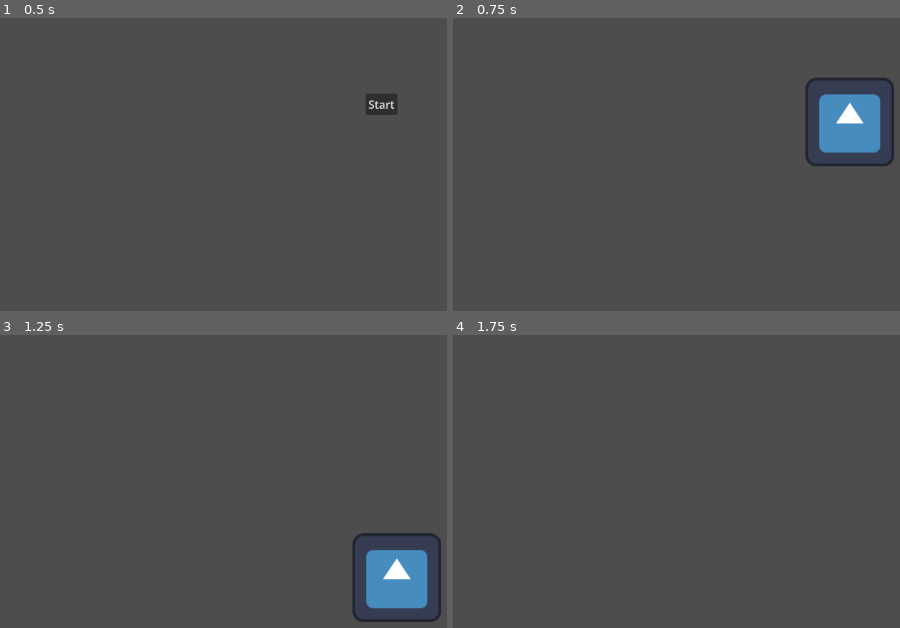
Above: before the commit, frames 1-4 (two rows, left to right).
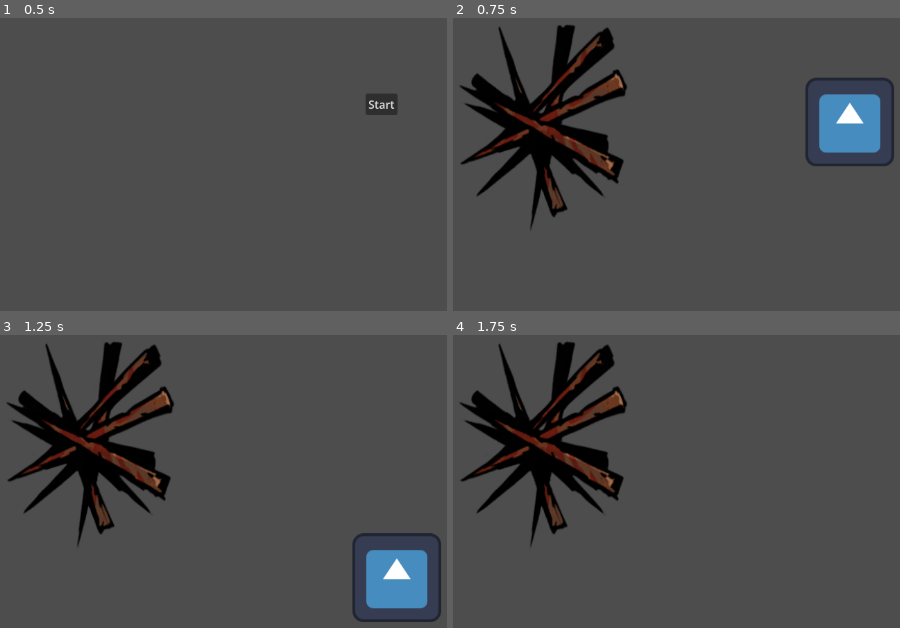
Above: after the commit, the same moments.

Repository: TheSamuraiNija/gittest
Game: Godot game, scene res://menus/menu.tscn
Same seed, same stepped clock (60 frames per second), same inputs: the game is played once before the commit and once after it. The engine's default icon, where the game draws it, is replaced by a stand-in: a white triangle on a blue panel in a dark square.
Inputs:
- Up to frame 1 (0.5 s): no input
- Up to frame 2 (0.75 s): click "Start" at 0.5 s
- Up to frame 3 (1.25 s): no input
- Up to frame 4 (1.75 s): tap Enter (ui_accept) at 1.25, 1.52 s; hold Right (ui_right) from 1.28 s (still down)

Frame 1 is identical in both runs. In frame 2, 10% of the frame differs, in the area x 1-39%, y 2-73%; in frame 3, 10%; in frame 4, 10%.

Commit message:
Added Spike
Image and Collosion

Diff:
--- a/danger/spike.tscn
+++ b/danger/spike.tscn
@@ -1,3 +1,18 @@
 [gd_scene format=3 uid="uid://cn85sisqlp5pp"]
 
-[node name="Spike" type="Node2D" unique_id=108909185]
+[ext_resource type="Texture2D" uid="uid://cwdboy55pieqp" path="res://danger/The_Family's_Resentment_Gift.png" id="1_qeweg"]
+
+[sub_resource type="CapsuleShape2D" id="CapsuleShape2D_s7cv1"]
+
+[node name="Spike" type="Area2D" unique_id=1297959356]
+
+[node name="CollisionShape2D" type="CollisionShape2D" parent="." unique_id=262680174]
+shape = SubResource("CapsuleShape2D_s7cv1")
+
+[node name="TextureRect" type="TextureRect" parent="." unique_id=1319766849]
+offset_left = -10.0
+offset_top = -16.0
+offset_right = 394.18585
+offset_bottom = 240.0
+scale = Vector2(0.049482185, 0.12821087)
+texture = ExtResource("1_qeweg")
--- a/level/level1.tscn
+++ b/level/level1.tscn
@@ -1,8 +1,13 @@
 [gd_scene format=3 uid="uid://db3x6hhv5s5yi"]
 
 [ext_resource type="PackedScene" uid="uid://diygwv781k3tm" path="res://player/player.tscn" id="1_cc4m7"]
+[ext_resource type="PackedScene" uid="uid://cn85sisqlp5pp" path="res://danger/spike.tscn" id="2_w28nb"]
 
 [node name="level1" type="Node2D" unique_id=954976329]
 
 [node name="player" parent="." unique_id=1050860432 instance=ExtResource("1_cc4m7")]
 position = Vector2(76, 50)
+
+[node name="Spike" parent="." unique_id=1297959356 instance=ExtResource("2_w28nb")]
+position = Vector2(146, 329)
+scale = Vector2(13.159998, 9.839997)
Binary file added: danger/The_Family's_Resentment_Gift.png
Not shown, added: danger/The_Family's_Resentment_Gift.png.import
